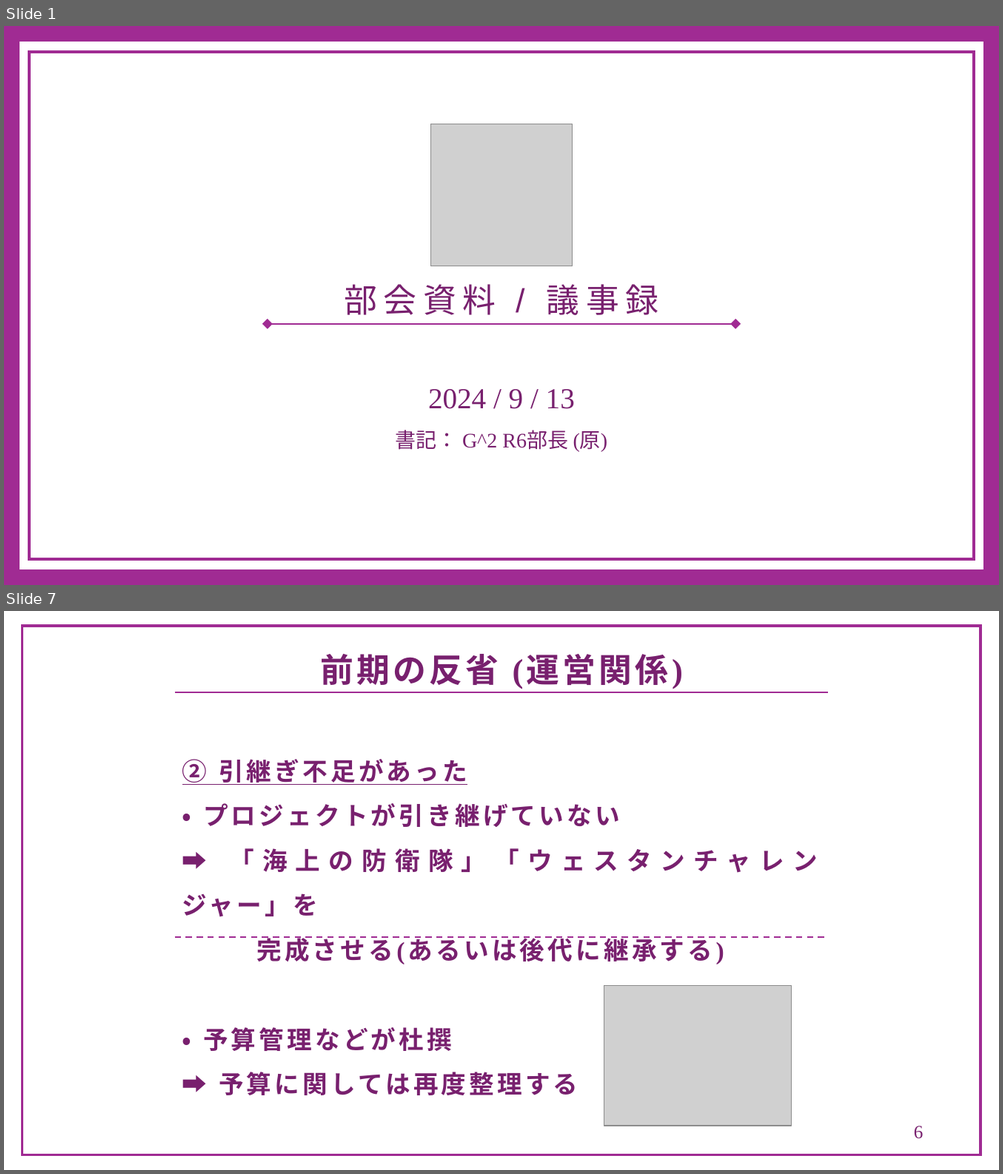
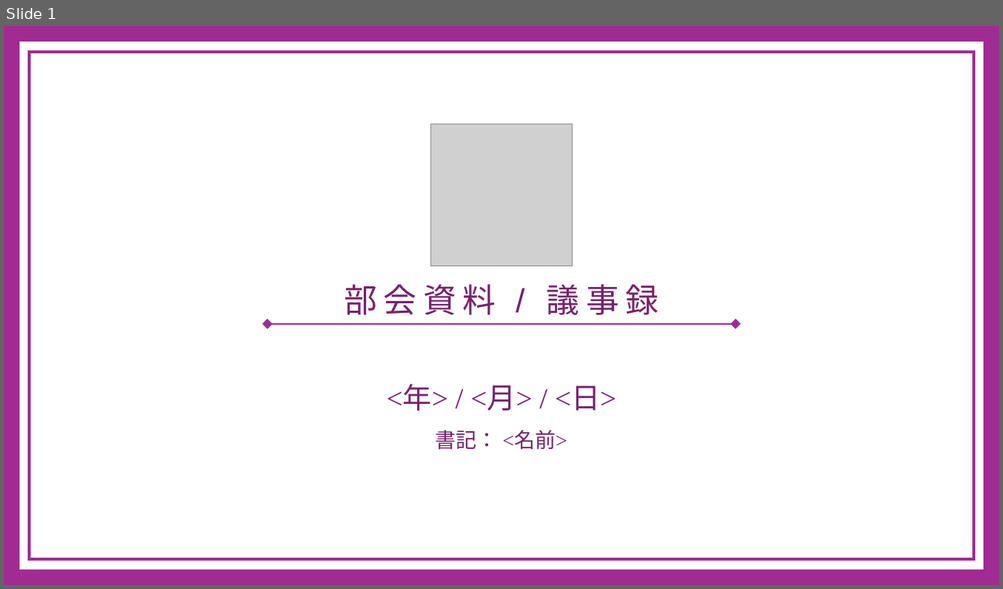
Before and after one commit to G-2-yama/archives, a slide deck: minutes/slide_template.pptx. Shown one above the other, each under a label of ours: slides 1 and 7 before the commit, slide 1 after it; the slides between them are not shown. The pictures are 1003x1174 and 1003x589 pixels, drawn with LibreOffice and Linux fonts; fonts in the diff are those of the drawing; grey boxes stand for pictures; background and template pictures are left out. Boxes give left, top, right and bottom in pixels: in the first picture for what was removed or moved away, otherwise in the second. Text is boxed around its words. In the diff, an @@ line names an element or a change of style, - is before the commit and + after.

```diff
--- a/minutes/slide_template.pptx
+++ b/minutes/slide_template.pptx
@@ slide 7 removed at box(4, 611, 999, 1170), background #FFFFFF @@
@@ rectangle removed at box(22, 626, 981, 1156) @@
@@ text removed at box(320, 654, 683, 689) @@
-前期の反省 (運営関係)
@@ line removed from (175, 692) to (828, 692) @@
@@ text removed at box(182, 759, 817, 1096) @@
-② 引継ぎ不足があった
-・ プロジェクトが引き継げていない
-➡ 「海上の防衛隊」「ウェスタンチャレンジャー」を
-完成させる(あるいは後代に継承する)
-・ 予算管理などが杜撰
-➡ 予算に関しては再度整理する
@@ line removed from (175, 938) to (828, 938) @@
@@ picture removed at box(604, 985, 791, 1126) @@
@@ page number removed at box(913, 1126, 923, 1139) @@
-6
@@ slide 1 changed as well @@
@@ text at box(387, 386, 616, 450): text changed; size 20 to 28 pt @@
-2024 / 9 / 13
-書記： G^2 R6部長 (原)
+<年> / <月> / <日>
+書記： <名前>
```
Also in this commit, not shown: 3 other slides changed, 4 slides added, 16 other slides removed.
